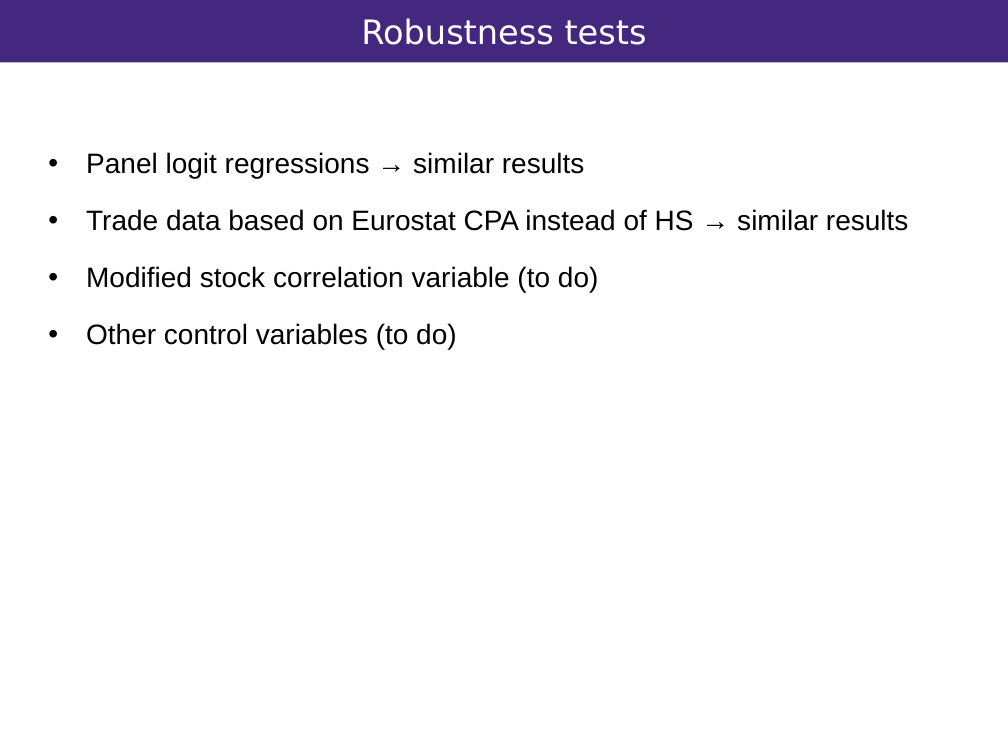
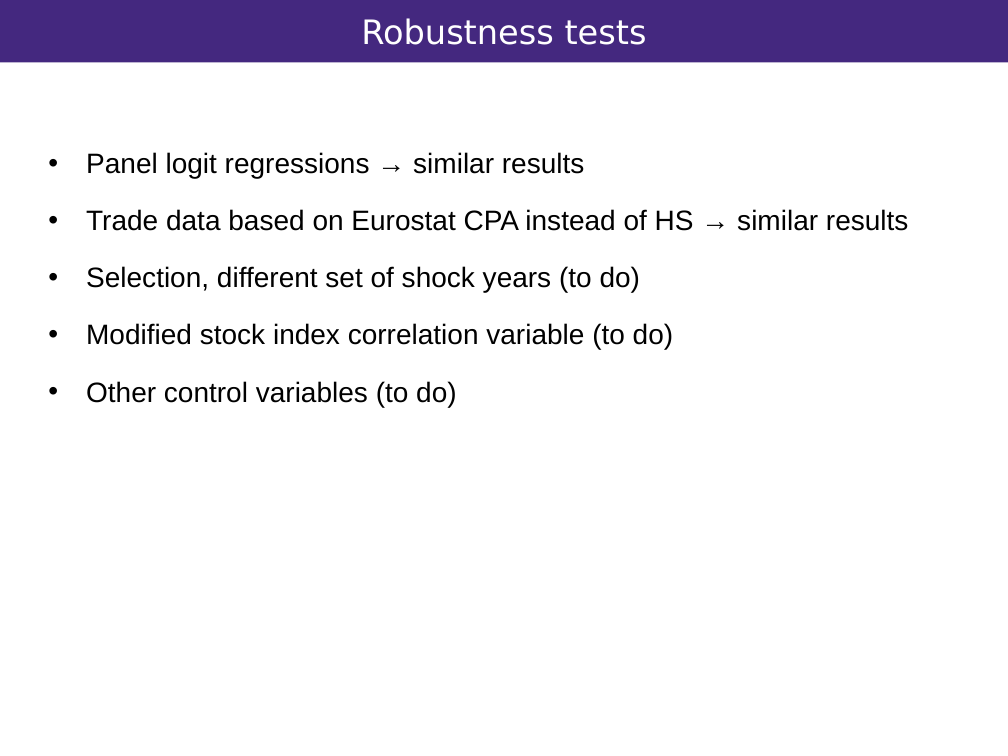
Before and after one commit to vandenEnd/scripts, a slide deck: slide 15 of Resilience.pptx. Drawn at 1008x756 pixels with LibreOffice and Linux fonts; fonts in the diff are those of the drawing; background and template pictures are left out. Boxes give left, top, right and bottom in pixels: in the first picture for what was removed or moved away, otherwise in the second. Text is boxed around its words. In the diff, an @@ line names an element or a change of style, - is before the commit and + after.

```diff
--- a/Resilience.pptx
+++ b/Resilience.pptx
@@ text at (86, 266, 673, 350): text changed @@
-• Modified stock correlation variable (to do)
+• Selection, different set of shock years (to do)
+• Modified stock index correlation variable (to do)
```
Also in this commit, not shown: 2 other slides changed.
